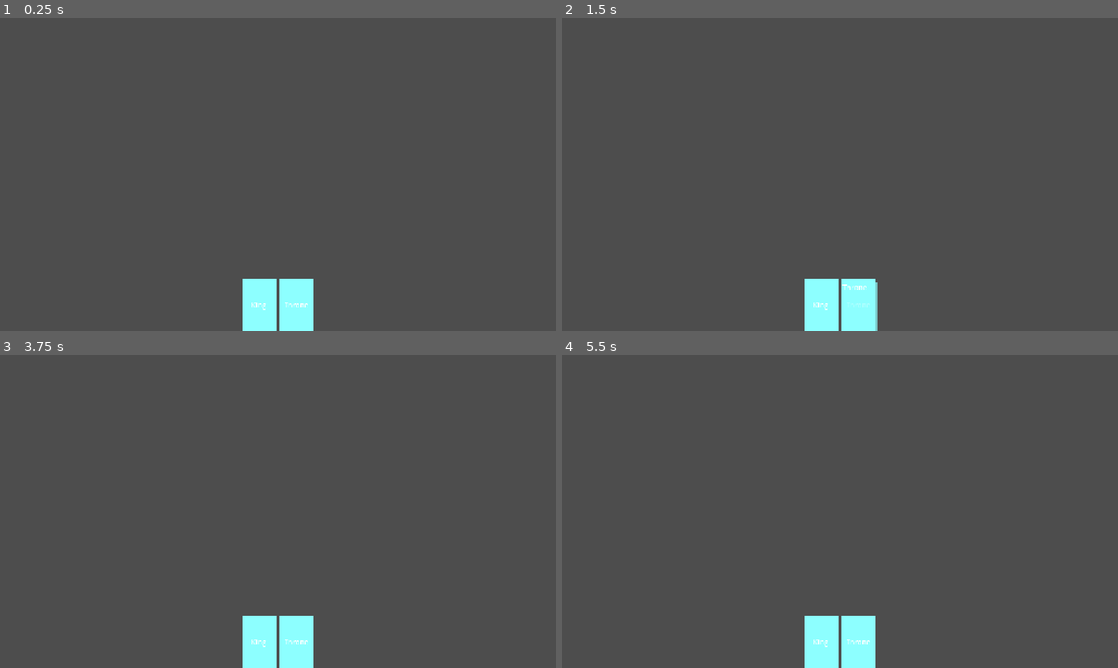
Above: before the commit, frames 1-4 (two rows, left to right).
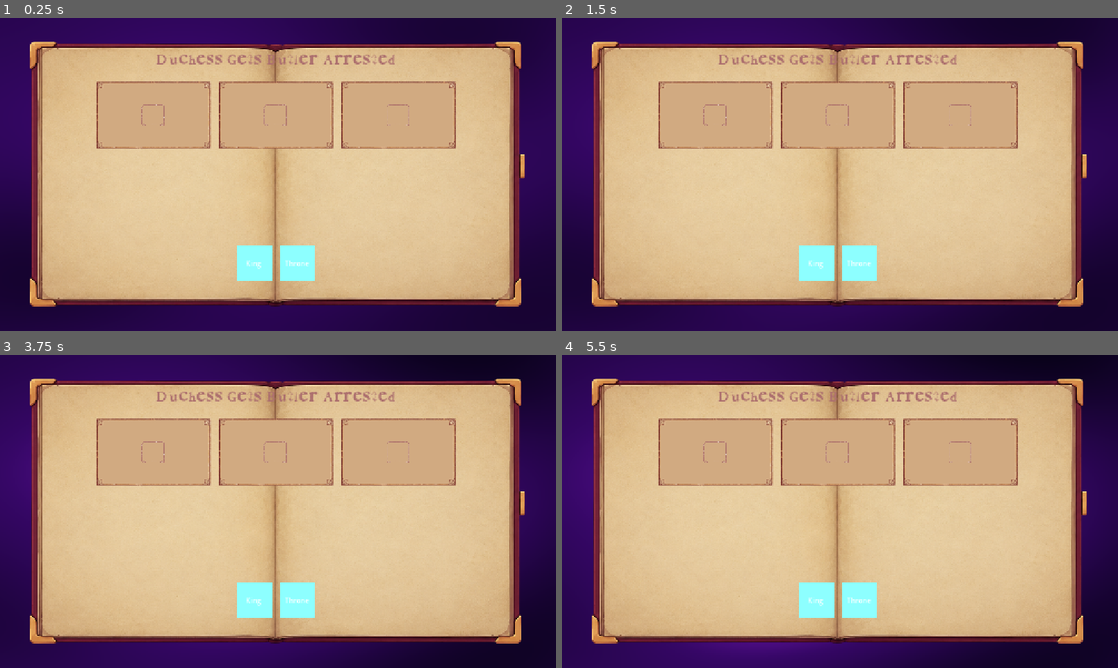
Above: after the commit, the same moments.

Repository: yudur/storyteller-godot-3info-game
Game: Godot game, scene res://src/screens/game_screen/game_screen.tscn
Same seed, same stepped clock (60 frames per second), same inputs: the game is played once before the commit and once after it. Before the commit the project starts from res://src/game_main/main.tscn.
Inputs (mouse positions are in pixels of both pictures, inside the frame that each line leads up to):
- Up to frame 1 (0.25 s): no input
- Up to frame 2 (1.5 s): tap Enter at 0.5 s; drag from (823, 305) to (895, 105) at 0.52 s; drag from (856, 305) to (812, 237) at 1.27 s
- Up to frame 3 (3.75 s): move the mouse to (333, 442) at 2.02 s; click (333, 442) at 2.17 s; tap Space at 2.75 s; drag from (250, 574) to (111, 464) at 2.77 s; tap Enter at 3.5 s; move the mouse to (444, 558) at 3.52 s; click (444, 558) at 3.67 s
- Up to frame 4 (5.5 s): tap Space at 4.25 s; drag from (673, 464) to (756, 433) at 4.27 s; tap Enter at 5 s; move the mouse to (867, 511) at 5.02 s; click (867, 511) at 5.17 s

The runs differ from the first frame. In frame 1, 100% of the frame differs, in the area x 0-100%, y 0-100%; in frame 2, 100%; in frame 3, 100%; in frame 4, 100%.

Commit message:
feat: create resource-driven game screen

Diff:
--- /dev/null
+++ b/assets/shaders/background/plasma.gdshader
@@ -0,0 +1,28 @@
+shader_type canvas_item;
+
+uniform vec4 color_a : source_color = vec4(0.035, 0.008, 0.10, 1.0);
+uniform vec4 color_b : source_color = vec4(0.28, 0.035, 0.52, 1.0);
+uniform vec4 color_highlight : source_color = vec4(0.72, 0.18, 0.95, 1.0);
+uniform float speed = 0.18;
+uniform float scale = 3.2;
+uniform float contrast = 1.15;
+
+void fragment() {
+    vec2 uv = UV * scale;
+    float time = TIME * speed;
+
+    float wave_a = sin(uv.x * 1.15 + time);
+    float wave_b = sin(uv.y * 1.35 - time * 1.2);
+    float wave_c = sin((uv.x + uv.y) * 1.7 + time * 0.8);
+    float wave_d = sin(length(uv - vec2(1.5)) * 3.0 - time * 1.4);
+
+    float plasma = (wave_a + wave_b + wave_c + wave_d) * 0.25;
+    plasma = plasma * 0.5 + 0.5;
+    plasma = clamp((plasma - 0.5) * contrast + 0.5, 0.0, 1.0);
+
+    vec3 base_color = mix(color_a.rgb, color_b.rgb, plasma);
+    float highlight = smoothstep(0.68, 1.0, plasma);
+    vec3 final_color = mix(base_color, color_highlight.rgb, highlight * 0.35);
+
+    COLOR = vec4(final_color, 1.0);
+}
--- /dev/null
+++ b/core/resources/story_data.gd
@@ -0,0 +1,7 @@
+class_name StoryData
+extends Resource
+
+@export var id: String
+@export var title: String
+@export var frames: Array[SceneData] = []
+@export var draggable_items: Array[Resource] = []
--- /dev/null
+++ b/data/stories/default_story.tres
@@ -0,0 +1,13 @@
+[gd_resource type="Resource" script_class="StoryData" load_steps=5 format=3 uid="uid://bxcmbu01448fn"]
+
+[ext_resource type="Script" uid="uid://d3r7qpwxq37o7" path="res://core/resources/story_data.gd" id="1_story"]
+[ext_resource type="Resource" uid="uid://cypkog1jlytfx" path="res://data/scenes/throne.tres" id="2_throne"]
+[ext_resource type="Resource" uid="uid://c8jho53k6fc8o" path="res://data/characters/king.tres" id="3_king"]
+[ext_resource type="Script" uid="uid://djfqqmcws3b1c" path="res://core/resources/scene_data.gd" id="3_owi3l"]
+
+[resource]
+script = ExtResource("1_story")
+id = "default_story"
+title = "Duchess Gets Butler Arrested"
+frames = Array[ExtResource("3_owi3l")]([ExtResource("2_throne"), ExtResource("2_throne"), ExtResource("2_throne")])
+draggable_items = Array[Resource]([ExtResource("3_king"), ExtResource("2_throne")])
--- a/project.godot
+++ b/project.godot
@@ -11,7 +11,7 @@
 [application]
 
 config/name="Storyteller Snct 3info"
-run/main_scene="uid://bxbx47nr636c5"
+run/main_scene="uid://cw6tci4kj4rnb"
 config/features=PackedStringArray("4.5", "GL Compatibility")
 
 [autoload]
@@ -26,6 +26,5 @@
 
 [rendering]
 
-textures/canvas_textures/default_texture_filter=0
 renderer/rendering_method="gl_compatibility"
 renderer/rendering_method.mobile="gl_compatibility"
--- a/src/comic_frame/comic_frame.tscn
+++ b/src/comic_frame/comic_frame.tscn
@@ -1,13 +1,17 @@
-[gd_scene load_steps=2 format=3 uid="uid://ddehfae7hfmji"]
+[gd_scene load_steps=4 format=3 uid="uid://ddehfae7hfmji"]
 
 [ext_resource type="Script" uid="uid://cfxmu5xcubimp" path="res://src/comic_frame/comic_frame.gd" id="1_cenh5"]
+[ext_resource type="Texture2D" uid="uid://dytytgrhva3tc" path="res://assets/sprites/border-story.png" id="2_border"]
+[ext_resource type="Texture2D" uid="uid://tn8cxhl03t12" path="res://assets/sprites/parchment.png" id="3_uv10l"]
 
 [node name="ComicFrame" type="Control"]
-custom_minimum_size = Vector2(350, 250)
+custom_minimum_size = Vector2(270, 160)
 layout_mode = 3
 anchors_preset = 15
 anchor_right = 1.0
 anchor_bottom = 1.0
+offset_right = -1010.0
+offset_bottom = -560.0
 grow_horizontal = 2
 grow_vertical = 2
 script = ExtResource("1_cenh5")
@@ -21,6 +25,44 @@
 grow_vertical = 2
 mouse_filter = 2
 expand_mode = 1
+
+[node name="BackgroundColorForNoStories" type="ColorRect" parent="."]
+layout_mode = 0
+offset_left = 6.0
+offset_top = 5.0
+offset_right = 264.0
+offset_bottom = 154.0
+color = Color(0.81960785, 0.6666667, 0.5058824, 1)
+
+[node name="IconForNoStories" type="TextureRect" parent="."]
+layout_mode = 1
+anchors_preset = 8
+anchor_left = 0.5
+anchor_top = 0.5
+anchor_right = 0.5
+anchor_bottom = 0.5
+offset_left = -39.0
+offset_top = -36.0
+offset_right = 295.0
+offset_bottom = 259.0
+grow_horizontal = 2
+grow_vertical = 2
+scale = Vector2(0.23, 0.23)
+texture = ExtResource("3_uv10l")
+
+[node name="FrameBorder" type="NinePatchRect" parent="."]
+z_index = 10
+layout_mode = 1
+anchors_preset = 15
+anchor_right = 1.0
+anchor_bottom = 1.0
+grow_horizontal = 2
+grow_vertical = 2
+texture = ExtResource("2_border")
+patch_margin_left = 34
+patch_margin_top = 34
+patch_margin_right = 34
+patch_margin_bottom = 34
 
 [node name="slotLeft" type="Control" parent="."]
 layout_mode = 1
--- a/src/game_main/main.gd
+++ /dev/null
@@ -1,18 +0,0 @@
-extends Control
-
-
-func _ready() -> void:
-	SignalBus.frame_changed.connect(_on_story_changed)
-
-# This function runs every time any frame of the game changes.
-func _on_story_changed() -> void:
-	print("a hisotria mudou")
-
-	# Here we will loop through the frames to read the history state.
-	var index = 1
-	for frame in $ComicGrid.get_children():
-		if frame is ComicFrame:
-			var cena = frame.current_scene.id if frame.current_scene else "Vazio"
-			var heroi = frame.character_left.id if frame.character_left else "Ninguém"
-			print("Quadro %d -> Cena: %s | Personagem: %s" % [index, cena, heroi])
-			index += 1
--- a/src/game_main/main.tscn
+++ /dev/null
@@ -1,46 +0,0 @@
-[gd_scene load_steps=6 format=3 uid="uid://bxbx47nr636c5"]
-
-[ext_resource type="PackedScene" uid="uid://ddehfae7hfmji" path="res://src/comic_frame/comic_frame.tscn" id="1_dcsl1"]
-[ext_resource type="Script" uid="uid://da8uvhltn0uwe" path="res://src/game_main/main.gd" id="1_kvo3t"]
-[ext_resource type="PackedScene" uid="uid://rl7oc35dom4d" path="res://src/draggable/draggable.tscn" id="3_kvo3t"]
-[ext_resource type="Resource" uid="uid://c8jho53k6fc8o" path="res://data/characters/king.tres" id="4_kvo3t"]
-[ext_resource type="Resource" uid="uid://cypkog1jlytfx" path="res://data/scenes/throne.tres" id="5_s1bul"]
-
-[node name="Main" type="VBoxContainer"]
-anchors_preset = 15
-anchor_right = 1.0
-anchor_bottom = 1.0
-grow_horizontal = 2
-grow_vertical = 2
-script = ExtResource("1_kvo3t")
-
-[node name="ComicGrid" type="HBoxContainer" parent="."]
-custom_minimum_size = Vector2(0, 300)
-layout_mode = 2
-size_flags_vertical = 3
-alignment = 1
-
-[node name="ComicFrame" parent="ComicGrid" instance=ExtResource("1_dcsl1")]
-layout_mode = 2
-size_flags_horizontal = 3
-
-[node name="ComicFrame2" parent="ComicGrid" instance=ExtResource("1_dcsl1")]
-layout_mode = 2
-size_flags_horizontal = 3
-
-[node name="ComicFrame3" parent="ComicGrid" instance=ExtResource("1_dcsl1")]
-layout_mode = 2
-size_flags_horizontal = 3
-
-[node name="Shelf" type="HBoxContainer" parent="."]
-custom_minimum_size = Vector2(0, 120)
-layout_mode = 2
-alignment = 1
-
-[node name="DraggableItem" parent="Shelf" instance=ExtResource("3_kvo3t")]
-layout_mode = 2
-data = ExtResource("4_kvo3t")
-
-[node name="DraggableItem2" parent="Shelf" instance=ExtResource("3_kvo3t")]
-layout_mode = 2
-data = ExtResource("5_s1bul")
--- /dev/null
+++ b/src/screens/game_screen/game_screen.gd
@@ -0,0 +1,46 @@
+class_name GameScreen
+extends Control
+
+@export var story: StoryData
+@export var frame_scene: PackedScene
+@export var draggable_scene: PackedScene
+
+@onready var title_label: Label = $Content/Title
+@onready var card_grid: HFlowContainer = $Content/CardScroll/CardGrid
+@onready var shelf: HFlowContainer = $Content/Shelf
+
+func _ready() -> void:
+	if story:
+		load_story(story)
+
+func load_story(story_data: StoryData) -> void:
+	story = story_data
+	title_label.text = story.title
+	clear_generated_content()
+	create_frames()
+	create_draggable_items()
+
+func clear_generated_content() -> void:
+	for child in card_grid.get_children():
+		child.queue_free()
+
+	for child in shelf.get_children():
+		child.queue_free()
+
+func create_frames() -> void:
+	if not frame_scene:
+		return
+
+	for scene_data in story.frames:
+		var frame := frame_scene.instantiate()
+		card_grid.add_child(frame)
+		frame.set_scene(scene_data)
+
+func create_draggable_items() -> void:
+	if not draggable_scene:
+		return
+
+	for item_data in story.draggable_items:
+		var item := draggable_scene.instantiate()
+		item.data = item_data
+		shelf.add_child(item)
--- /dev/null
+++ b/src/screens/game_screen/game_screen.tscn
@@ -0,0 +1,94 @@
+[gd_scene load_steps=9 format=3 uid="uid://cw6tci4kj4rnb"]
+
+[ext_resource type="Shader" uid="uid://ci5ft6w0uln5u" path="res://assets/shaders/background/plasma.gdshader" id="1_olvun"]
+[ext_resource type="Texture2D" uid="uid://deqltqa3x31bm" path="res://assets/sprites/book-open.png" id="2_k6u5k"]
+[ext_resource type="Script" uid="uid://b650v1kroihlo" path="res://src/screens/game_screen/game_screen.gd" id="4_game"]
+[ext_resource type="Resource" uid="uid://bxcmbu01448fn" path="res://data/stories/default_story.tres" id="5_story"]
+[ext_resource type="PackedScene" uid="uid://ddehfae7hfmji" path="res://src/comic_frame/comic_frame.tscn" id="6_frame"]
+[ext_resource type="PackedScene" uid="uid://rl7oc35dom4d" path="res://src/draggable/draggable.tscn" id="7_draggable"]
+[ext_resource type="FontFile" uid="uid://do7mk8cyg73ik" path="res://assets/fonts/Aged_Ink_Press.ttf" id="7_l7u46"]
+
+[sub_resource type="ShaderMaterial" id="ShaderMaterial_k6u5k"]
+shader = ExtResource("1_olvun")
+shader_parameter/color_a = Color(0.035, 0.008, 0.1, 1)
+shader_parameter/color_b = Color(0.28, 0.035, 0.52, 1)
+shader_parameter/color_highlight = Color(0.72, 0.18, 0.95, 1)
+shader_parameter/speed = 0.18
+shader_parameter/scale = 3.2
+shader_parameter/contrast = 1.15
+
+[node name="GameScreen" type="Control"]
+layout_mode = 3
+anchors_preset = 15
+anchor_right = 1.0
+anchor_bottom = 1.0
+grow_horizontal = 2
+grow_vertical = 2
+script = ExtResource("4_game")
+story = ExtResource("5_story")
+frame_scene = ExtResource("6_frame")
+draggable_scene = ExtResource("7_draggable")
+
+[node name="Background" type="ColorRect" parent="."]
+material = SubResource("ShaderMaterial_k6u5k")
+layout_mode = 1
+anchors_preset = 15
+anchor_right = 1.0
+anchor_bottom = 1.0
+grow_horizontal = 2
+grow_vertical = 2
+mouse_filter = 2
+
+[node name="BookOpenBackground" type="TextureRect" parent="."]
+layout_mode = 1
+anchors_preset = 15
+anchor_right = 1.0
+anchor_bottom = 1.0
+offset_left = -20.0
+offset_top = -33.0
+offset_right = 11.0
+offset_bottom = 40.0
+grow_horizontal = 2
+grow_vertical = 2
+mouse_filter = 2
+texture = ExtResource("2_k6u5k")
+expand_mode = 1
+stretch_mode = 6
+
+[node name="Content" type="VBoxContainer" parent="."]
+layout_mode = 0
+offset_left = 119.0
+offset_top = 72.0
+offset_right = 1151.0
+offset_bottom = 624.0
+theme_override_constants/separation = 14
+
+[node name="Title" type="Label" parent="Content"]
+custom_minimum_size = Vector2(0, 58)
+layout_mode = 2
+theme_override_colors/font_color = Color(0.6745098, 0.43529412, 0.43137255, 1)
+theme_override_fonts/font = ExtResource("7_l7u46")
+theme_override_font_sizes/font_size = 32
+text = "Story"
+horizontal_alignment = 1
+vertical_alignment = 1
+
+[node name="CardScroll" type="ScrollContainer" parent="Content"]
+layout_mode = 2
+size_flags_vertical = 3
+horizontal_scroll_mode = 0
+
+[node name="CardGrid" type="HFlowContainer" parent="Content/CardScroll"]
+custom_minimum_size = Vector2(0, 360)
+layout_mode = 2
+size_flags_horizontal = 3
+theme_override_constants/h_separation = 12
+theme_override_constants/v_separation = 12
+alignment = 1
+
+[node name="Shelf" type="HFlowContainer" parent="Content"]
+custom_minimum_size = Vector2(0, 100)
+layout_mode = 2
+theme_override_constants/h_separation = 18
+theme_override_constants/v_separation = 12
+alignment = 1
Binary file added: assets/fonts/Aged_Ink_Press.ttf
Not shown, added: assets/fonts/Aged_Ink_Press.ttf.import
Not shown, added: assets/shaders/background/plasma.gdshader.uid
Binary file added: assets/sprites/book-open.png
Not shown, added: assets/sprites/book-open.png.import
Binary file changed: assets/sprites/border-story.png
Not shown, changed: assets/sprites/border-story.png.import
Binary file added: assets/sprites/parchment.png
Not shown, added: assets/sprites/parchment.png.import
Not shown, added: core/resources/story_data.gd.uid
Not shown, removed: src/game_main/main.gd.uid
Not shown, added: src/screens/game_screen/game_screen.gd.uid
